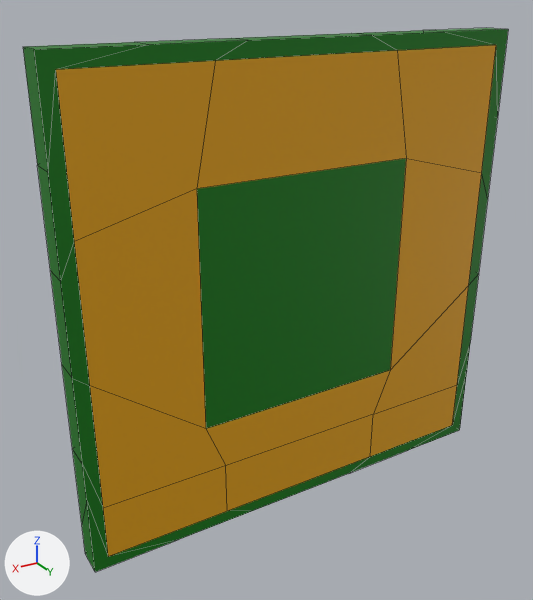
The Blender file computer/cpus/lga775_1_intel.blend as it was, and as the next commit left it.
Before and after are seen from a camera (50 mm lens) standing at (0.277, 0.405, 0.205) and looking at (0.017, -0.028, -0.011). The lights are fixed; the arrows at lower left show +X, +Y and +Z. Mesh edges are drawn as thin lines.
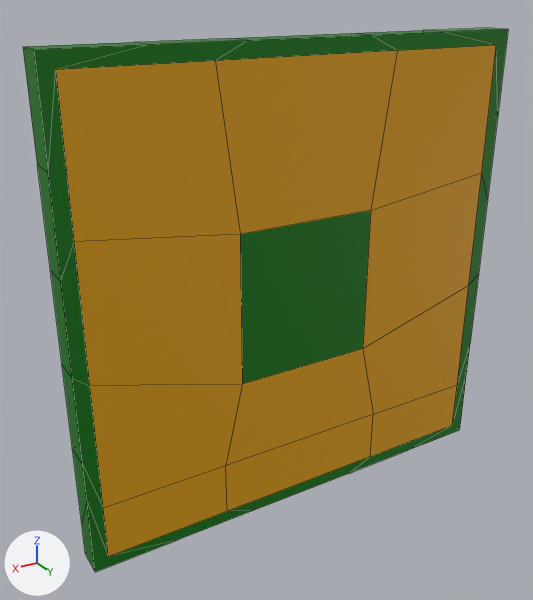
Where the change shows, as pixel boxes [x1, y1, x2, y2] in the pictures (533 x 600 px; the box of a moved part takes in the faces that stretch with it):
part 1 of me_plane_001, moved or reshaped
    both: [74, 51, 482, 467]

What the commit changed:
me_plane_001 has 196 vertices, 194 faces and spans x -1.0..1.0, y -1.0..1.0, z 0.0..0.26.
me_plane_001 is used by ob_plane_001; location (0.0, 0.0, 0.0); rotation (1.571, 0.0, 0.0), in degrees (90, 0, 0); scale (0.174, 0.174, 0.174).
Part 1, on me_plane_001:
Vertex 69 of me_plane_001 moves from (-0.48, 0.51, 0.0) at pixel (406, 158) to (-0.31, 0.31, 0.0) at pixel (370, 210).
Vertex 70 of me_plane_001 moves from (-0.48, -0.49, 0.0) at pixel (390, 370) to (-0.31, -0.34, 0.0) at pixel (362, 348).
Vertex 73 of me_plane_001 moves from (0.48, 0.51, 0.0) at pixel (196, 188) to (0.31, 0.31, 0.0) at pixel (240, 234).
Vertex 74 of me_plane_001 moves from (0.48, -0.49, 0.0) at pixel (205, 428) to (0.31, -0.34, 0.0) at pixel (242, 384).
